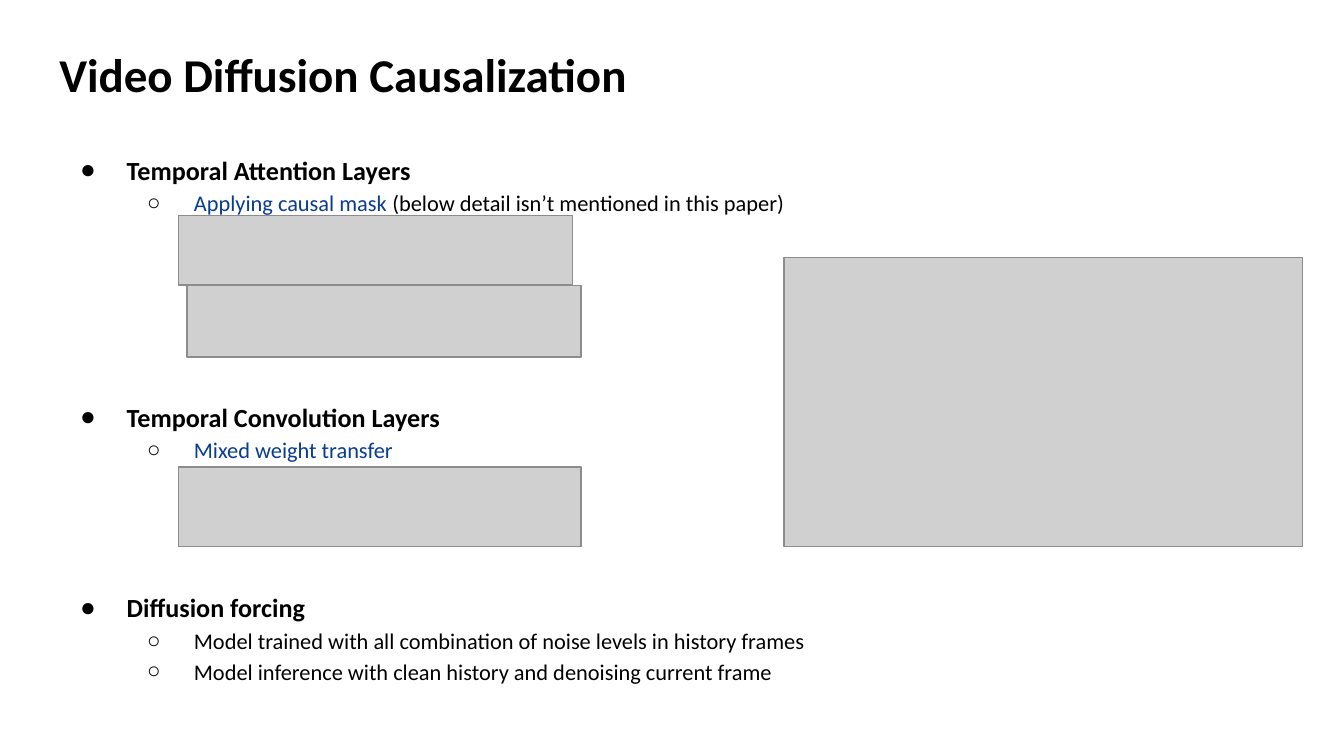
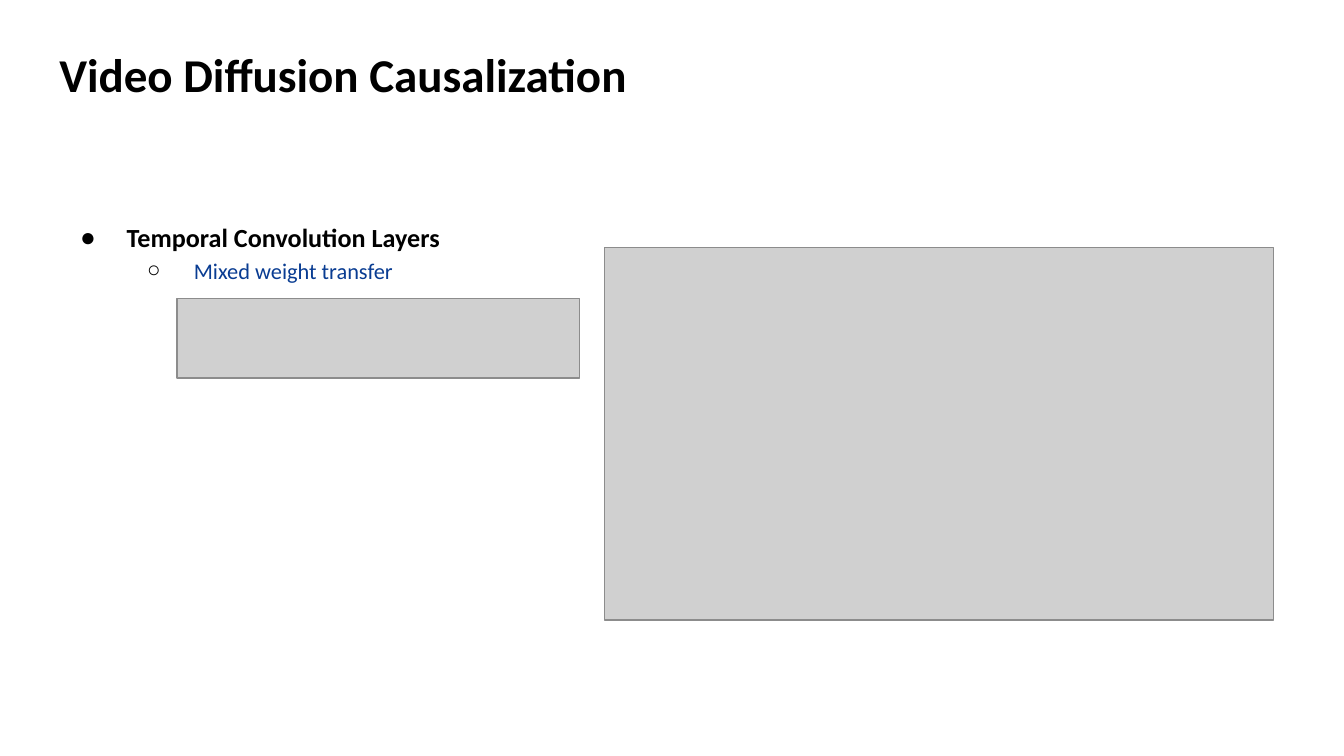
Before and after one commit to Lukelaitw/2025-VLL-undergraduate-research, a slide deck: slide 3 of summary/VLL_Summary.pptx. Drawn at 1344x756 pixels with LibreOffice and Linux fonts; fonts in the diff are those of the drawing; grey boxes stand for pictures. Boxes give left, top, right and bottom in pixels: in the first picture for what was removed or moved away, otherwise in the second. Text is boxed around its words. In the diff, an @@ line names an element or a change of style, - is before the commit and + after.

```diff
--- a/summary/VLL_Summary.pptx
+++ b/summary/VLL_Summary.pptx
@@ text at [127,161,784,431]: paragraphs removed @@
-● Temporal Attention Layers
-  ○ Applying causal mask (below detail isn’t mentioned in this paper)
@@ picture removed at [179,215,573,285] @@
@@ picture: place and size @@
-picture at [784,258,1302,547]
+picture at [605,247,1274,620]
@@ picture: place and size @@
-picture at [179,466,582,546]
+picture at [177,298,581,378]
@@ picture removed at [187,285,581,358] @@
@@ text at [127,598,804,684]: paragraphs removed @@
-● Diffusion forcing
-  ○ Model trained with all combination of noise levels in history frames
-  ○ Model inference with clean history and denoising current frame
```
Also in this commit, not shown: 5 other slides changed, 2 other files.
